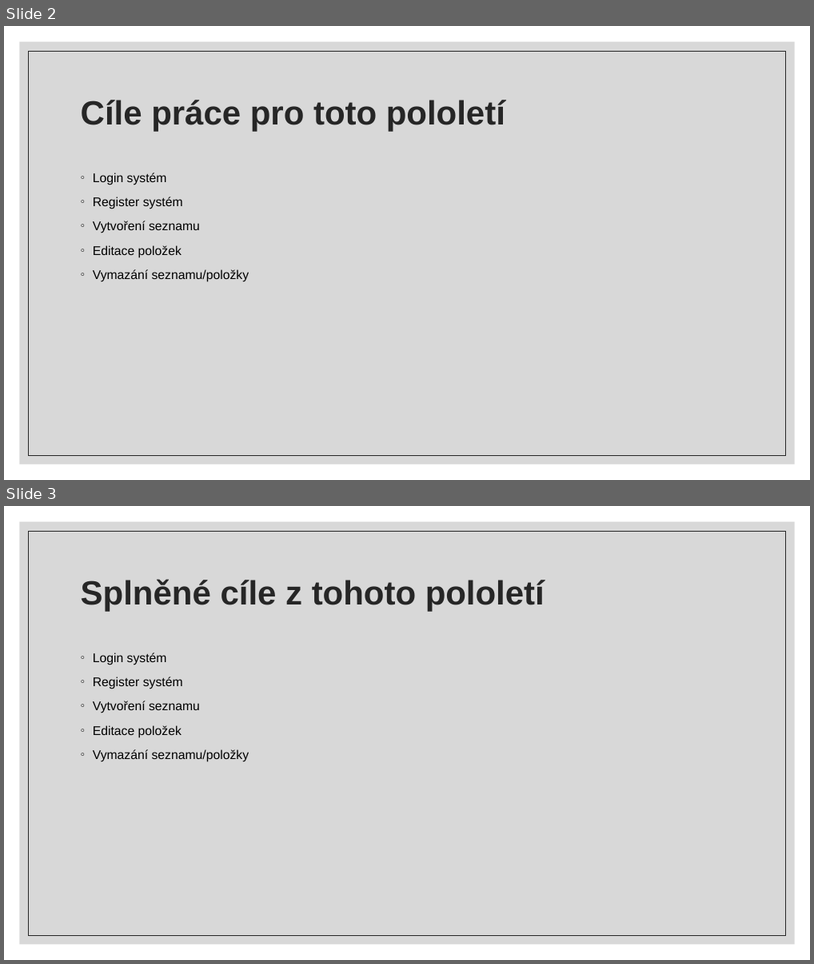
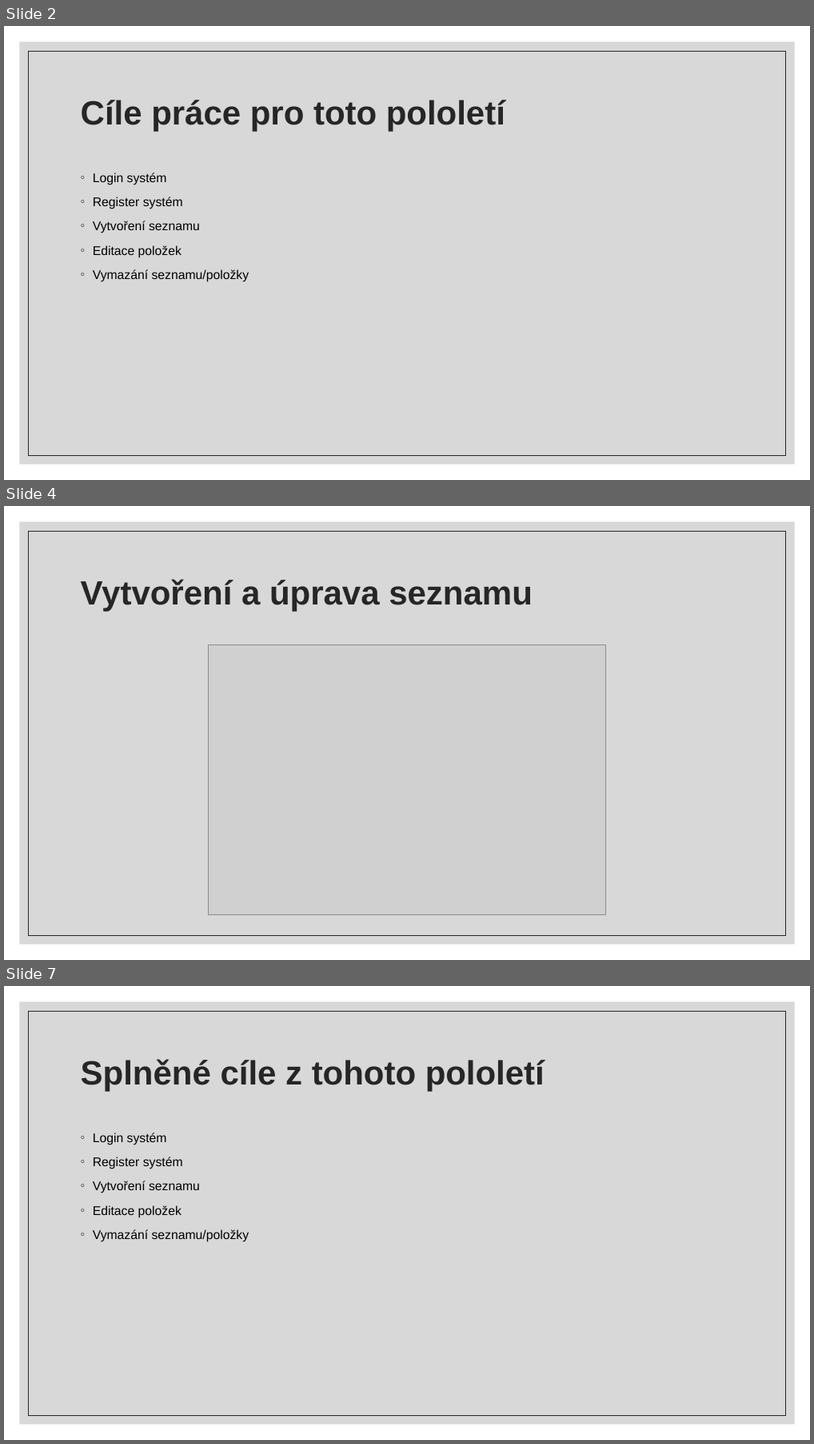
Before and after one commit to Atmaak/rocnikovka, a slide deck: ostatni/prezentace.pptm. Shown one above the other, each under a label of ours: slides 2 and 3 before the commit, slides 2, 4 and 7 after it; the slides between them are not shown. The pictures are 814x964 and 814x1444 pixels, drawn with LibreOffice and Linux fonts; fonts in the diff are those of the drawing; grey boxes stand for pictures. Boxes give left, top, right and bottom in pixels: in the first picture for what was removed or moved away, otherwise in the second. Text is boxed around its words. In the diff, an @@ line names an element or a change of style, - is before the commit and + after.

```diff
--- a/ostatni/prezentace.pptm
+++ b/ostatni/prezentace.pptm
@@ slide 4 added at (4, 506, 810, 960), background #FFFFFF; not listed: 2 template elements that a slide beside it also shows @@
@@ title added at (81, 579, 533, 611), 40 pt, text #262626, bold @@
+Vytvoření a úprava seznamu
@@ picture added at (209, 645, 606, 914) @@
@@ what was slide 3 is now slide 7 @@
```
Also in this commit, not shown: 3 other slides added.
